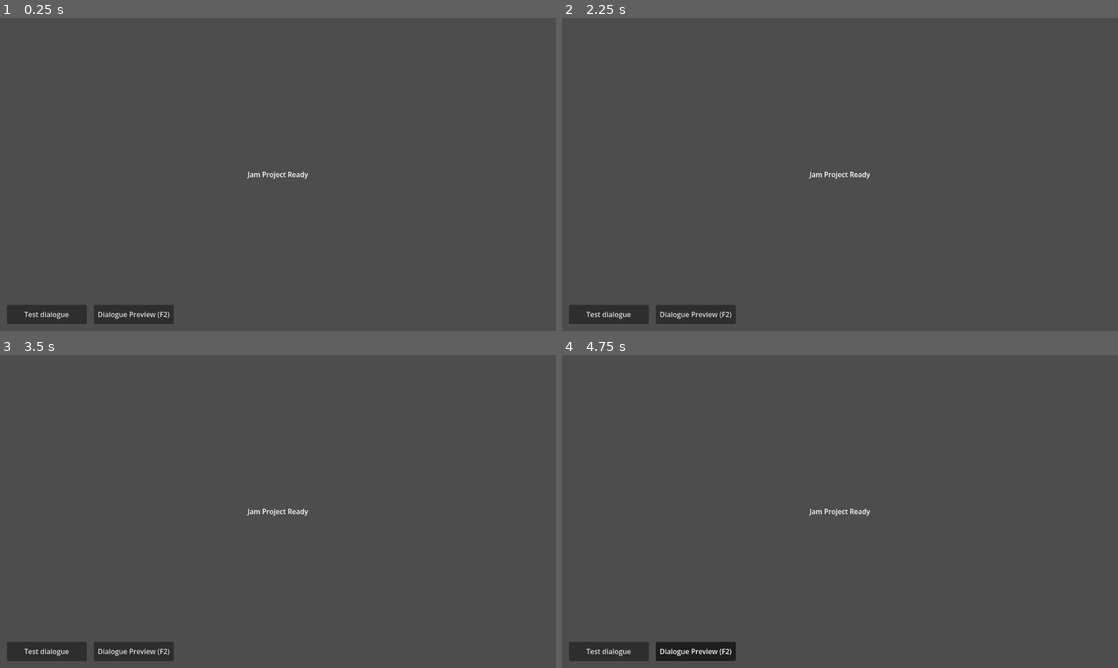
Above: before the commit, frames 1-4 (two rows, left to right).
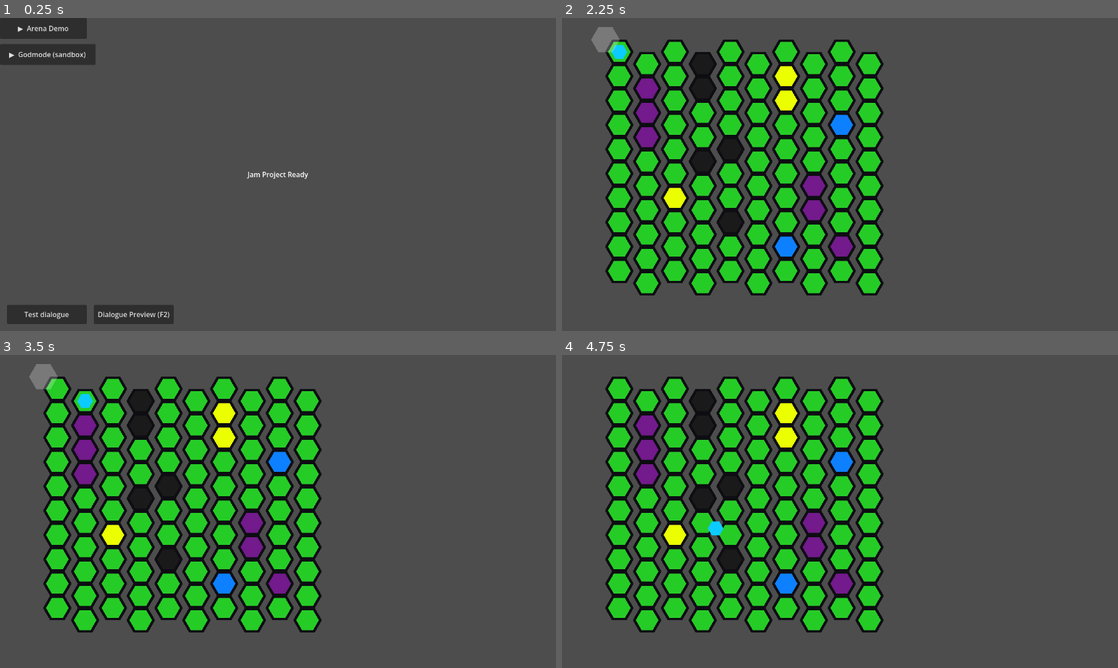
Above: after the commit, the same moments.

Repository: TortikP/GameJamProject
Game: Godot game, scene res://scenes/main.tscn
Same seed, same stepped clock (60 frames per second), same inputs: the game is played once before the commit and once after it.
Inputs (mouse positions are in pixels of both pictures, inside the frame that each line leads up to):
- Up to frame 1 (0.25 s): no input
- Up to frame 2 (2.25 s): click "Test dialogue" at 0.5 s; click "Dialogue Preview (F2)" at 1.25 s; click (606, 27) at 2 s, where only the run after the commit has a clickable "▶ Arena Demo"
- Up to frame 3 (3.5 s): tap Enter at 2.75 s; move the mouse to (400, 495) at 2.77 s; hold D (hex_move_bottom_right) from 2.78 s (still down); tap S (hex_move_bottom) at 2.85 s; click (400, 495) at 2.92 s
- Up to frame 4 (4.75 s): release D (hex_move_bottom_right) at 3.5 s; tap Space (wait_turn) at 3.5 s; drag from (728, 527) to (812, 574) at 3.52 s; move the mouse to (895, 442) at 4.27 s; hold D (hex_move_bottom_right) from 4.28 s (still down); hold Space (wait_turn) from 4.28 s (still down)

The runs differ from the first frame. In frame 1, 2.0% of the frame differs, in the area x 0-18%, y 0-15%; in frame 2, 32%, in the area x 1-58%, y 2-98%; in frame 3, 32%; in frame 4, 32%.
Error before the commit: Parse Error: Identifier "_on_debug_btn_pressed" not declared in the current scope. (res://scripts/main.gd:20)

Commit message:
fix: remove dangling _on_debug_btn_pressed connection in main.gd
Method was never defined, caused parse error on boot.

Diff:
--- a/scripts/main.gd
+++ b/scripts/main.gd
@@ -17,7 +17,6 @@
 	EventBus.run_started.emit()
 
 	($UI/TestDialogueBtn as Button).pressed.connect(_on_test_dialogue_pressed)
-	($UI/DebugBtn as Button).pressed.connect(_on_debug_btn_pressed)
 
 	# Временная кнопка запуска арены (удалить в feature 005)
 	var arena_btn := Button.new()
